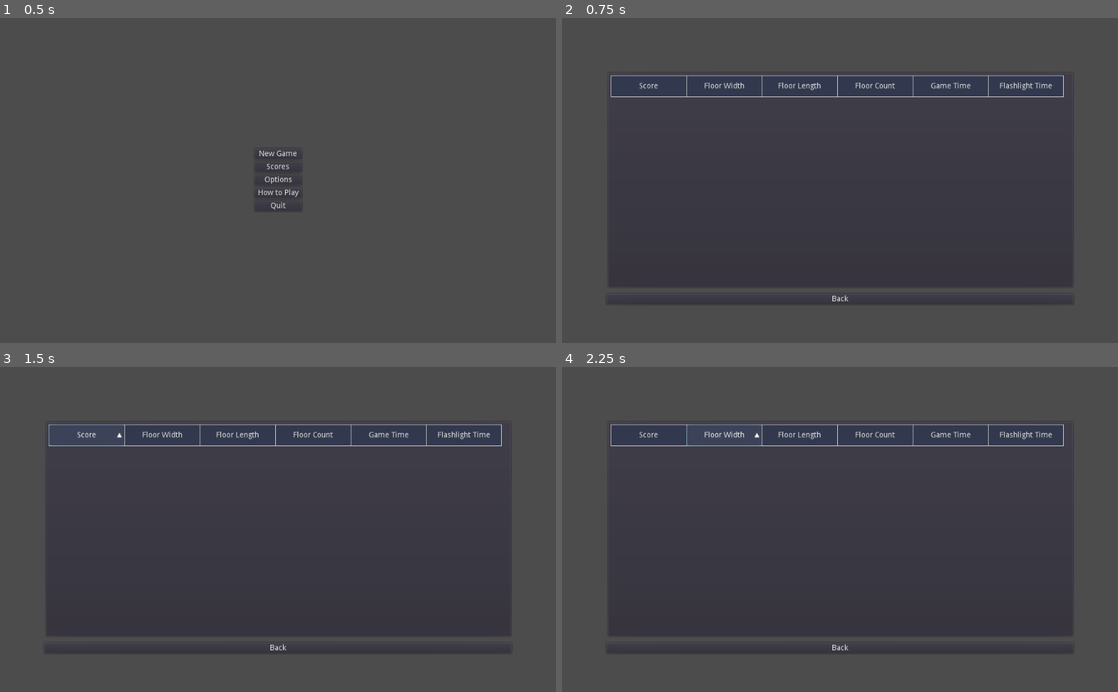
Above: before the commit, frames 1-4 (two rows, left to right).
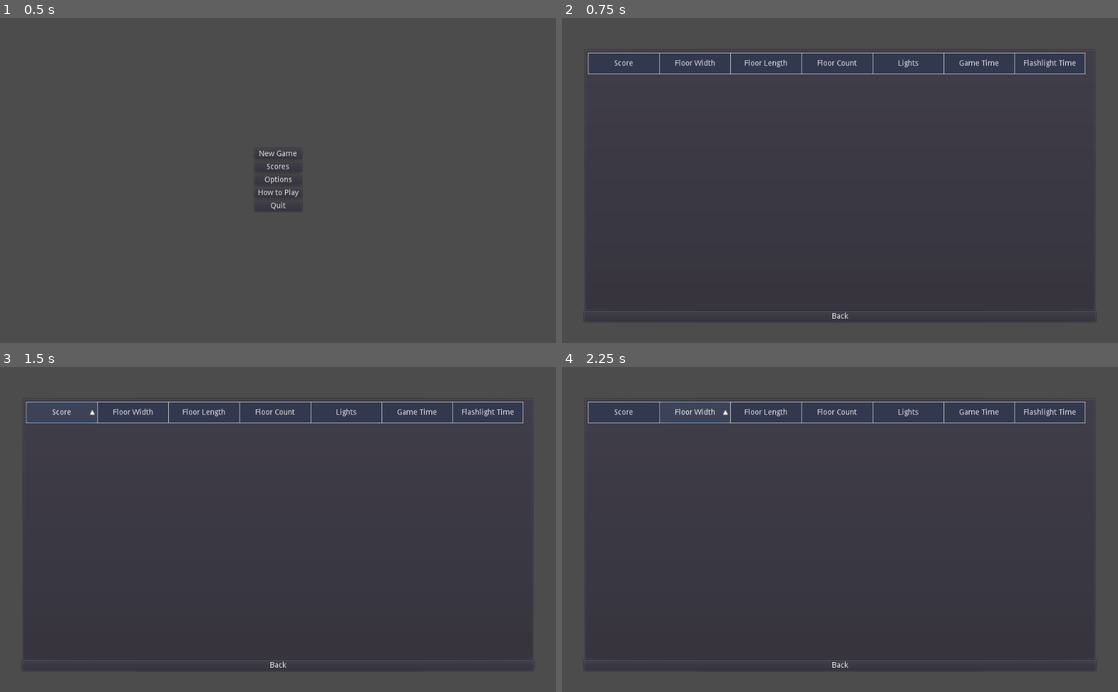
Above: after the commit, the same moments.

Repository: Arc676/Photonic-Salvation
Game: Godot game, scene res://Scenes/Main Menu.tscn
Same seed, same stepped clock (60 frames per second), same inputs: the game is played once before the commit and once after it.
Inputs:
- Up to frame 1 (0.5 s): no input
- Up to frame 2 (0.75 s): click "Scores" at 0.5 s
- Up to frame 3 (1.5 s): click "Score" at 1.25 s
- Up to frame 4 (2.25 s): click "Floor Width" at 2 s

Frame 1 is identical in both runs. In frame 2, 6.9% of the frame differs, in the area x 4-95%, y 10-93%; in frame 3, 6.2%; in frame 4, 6.3%.

Commit message:
Add light count to scores

Diff:
--- a/Scenes/Main Menu.tscn
+++ b/Scenes/Main Menu.tscn
@@ -228,25 +228,25 @@
 anchor_top = 0.5
 anchor_right = 0.5
 anchor_bottom = 0.5
-margin_left = -428.941
-margin_top = -200.0
-margin_right = 431.059
-margin_bottom = 200.0
+margin_left = -471.0
+margin_top = -242.0
+margin_right = 471.0
+margin_bottom = 242.0
 script = ExtResource( 2 )
 __meta__ = {
 "_edit_use_anchors_": false
 }
-column_headers = [ "Score", "Floor Width", "Floor Length", "Floor Count", "Game Time", "Flashlight Time" ]
+column_headers = [ "Score", "Floor Width", "Floor Length", "Floor Count", "Lights", "Game Time", "Flashlight Time" ]
 
 [node name="Back" type="Button" parent="Scores"]
 anchor_left = 0.5
 anchor_top = 0.5
 anchor_right = 0.5
 anchor_bottom = 0.5
-margin_left = -430.0
-margin_top = 210.0
-margin_right = 430.0
-margin_bottom = 230.0
+margin_left = -471.0
+margin_top = 242.0
+margin_right = 471.0
+margin_bottom = 262.0
 text = "Back"
 __meta__ = {
 "_edit_use_anchors_": false
--- a/Scripts/Scores.gd
+++ b/Scripts/Scores.gd
@@ -33,6 +33,7 @@
 		"width" : Settings.floorWidth,
 		"length" : Settings.floorLength,
 		"floors" : floorCount,
+		"lights" : totalLights,
 		"score" : score
 	}
 	scores.append(scoreObj)
--- a/Scripts/TitleScreen.gd
+++ b/Scripts/TitleScreen.gd
@@ -57,10 +57,10 @@
 	var entries = []
 	for row in Scores.scores:
 		var entry = []
-		var keys = ["score", "width", "length", "floors", "time", "flashlight"]
-		for i in range(6):
+		var keys = ["score", "width", "length", "floors", "lights", "time", "flashlight"]
+		for i in range(7):
 			var key = keys[i]
-			if i >= 4:
+			if i >= 5:
 				entry.append(Scores.toTimeString(row[key]))
 			else:
 				entry.append(int(row[key]))
